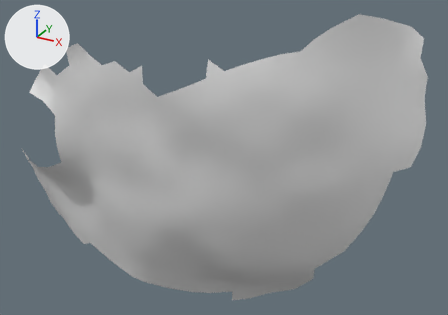
One commit to the OBJ model res/final/onecam_fullvolume/08/cleanedup/FullVolium.000528.obj: the scene before it, then after it.
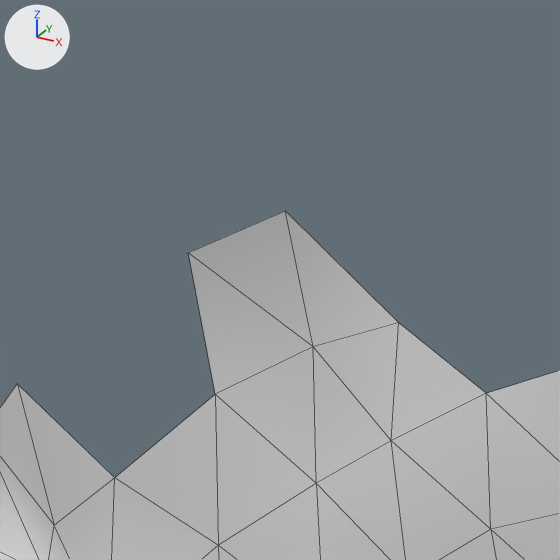
There are two pictures of each version: one whole from a 50 mm camera at (214.0, 354.7, 1040.6) aimed at (125.2, 516.3, 959.8), one close up on the part from 10% to 25% of the width and 5% to 27% of the height. Lighting does not change. The marker at upper left points along +X, +Y and +Z. The close-ups show mesh edges as thin lines. Where no turn or scale is listed for an object, it has been applied to the vertices.

Names of what the first close-up shows: 'FullVolium.000528'.
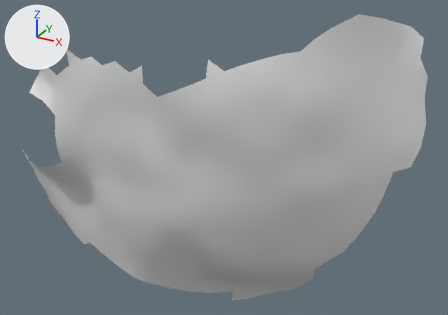
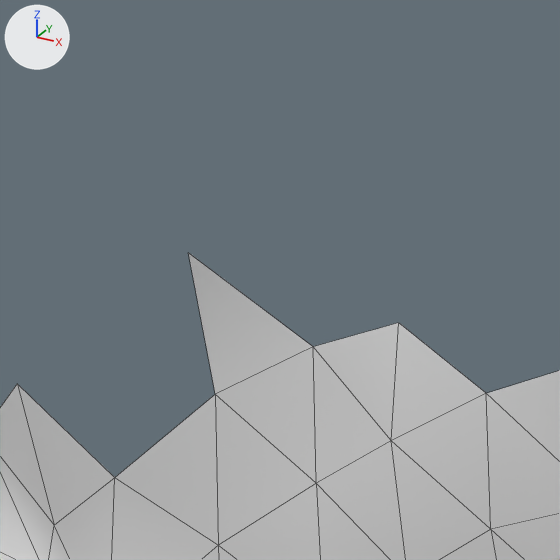
Where the change shows, as pixel boxes (x1, y1, x2, y2) in the close-ups (560 x 560 px):
'FullVolium.000528', reshaped
    before: (0, 211, 560, 560)
    after: (0, 253, 560, 560)
part 1 of me_fullvolium_000528, deleted
    before: (188, 211, 399, 347)

Diff of the bpy script that builds the scene:
```diff
--- a/res/final/onecam_fullvolume/08/cleanedup/FullVolium.000528.obj.py
+++ b/res/final/onecam_fullvolume/08/cleanedup/FullVolium.000528.obj.py
@@ me_fullvolium_000528 @@
 me_fullvolium_000528.from_pydata(...)  # 396 vertices, 708 faces; spans x 47.5..183.3, y 479.4..538.2, z 901.8..1009.3
 # used by ob_fullvolium_000528; location = (0.0, 0.0, 0.0)
 # verts and faces of me_fullvolium_000528; kept vertices keep their numbers, new ones are numbered from 396
 # before: 146 (103.3, 481.8, 998.2) at pixel (398, 322), 149 (98.8, 482.6, 996.6) at pixel (313, 346), 342 (94.9, 481.3, 999.6) at pixel (188, 252), 343 (99.3, 481.4, 1001.5) at pixel (285, 210)
+# me_fullvolium_000528 part 1
+delete_vertices([343])  # with the faces that use them
```
